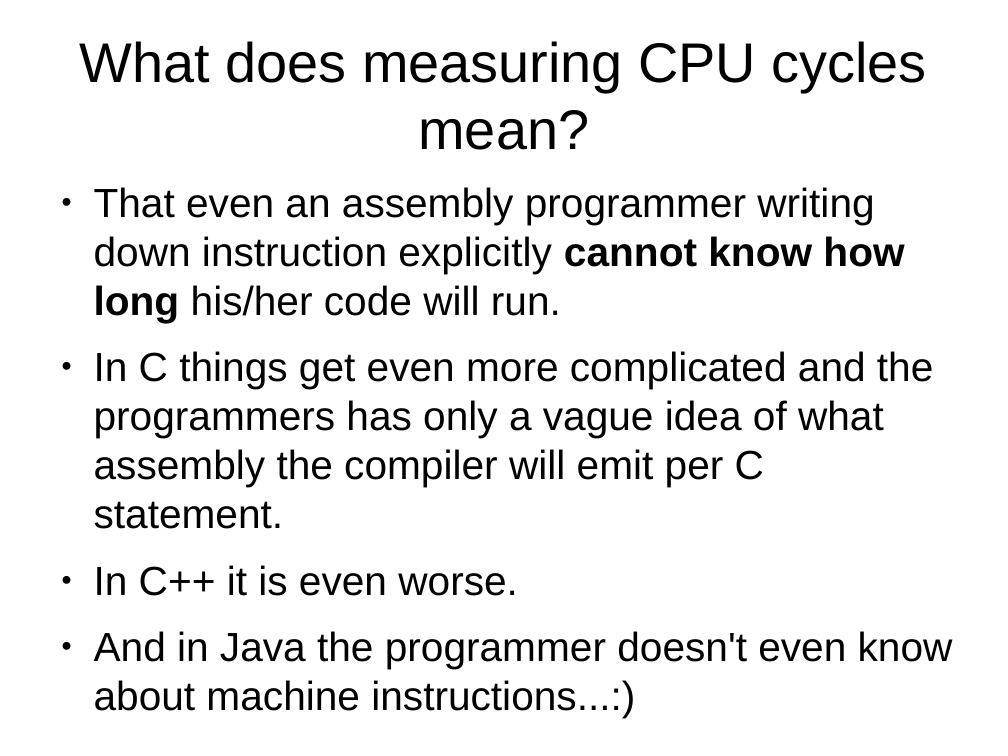
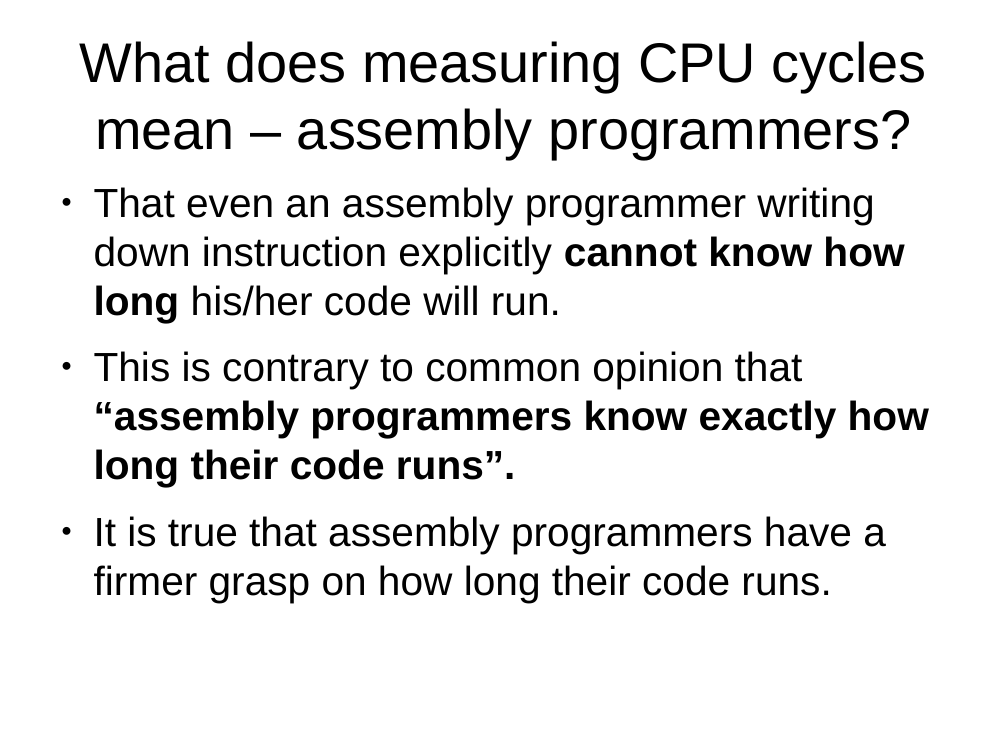
Before and after one commit to veltzer/demos-linux, a slide deck: slide 20 of multi_core/effective_cplusplus.odp (slide 18 before the commit). Drawn at 1008x756 pixels with LibreOffice and Linux fonts; fonts in the diff are those of the drawing. Boxes give left, top, right and bottom in pixels: in the first picture for what was removed or moved away, otherwise in the second. Text is boxed around its words. In the diff, an @@ line names an element or a change of style, - is before the commit and + after.

```diff
--- a/multi_core/effective_cplusplus.odp
+++ b/multi_core/effective_cplusplus.odp
@@ title at (80, 41, 927, 159): text changed @@
-What does measuring CPU cycles mean?
+What does measuring CPU cycles mean – assembly programmers?
@@ text at (94, 351, 929, 602): text changed @@
-● In C things get even more complicated and the programmers has only a vague idea of what assembly the compiler will emit per C statement.
-● In C++ it is even worse.
-● And in Java the programmer doesn't even know about machine instructions...:)
+● This is contrary to common opinion that “assembly programmers know exactly how long their code runs”.
+● It is true that assembly programmers have a firmer grasp on how long their code runs.
```
Also in this commit, not shown: 6 other slides changed, 31 slides added, 3 other files.
